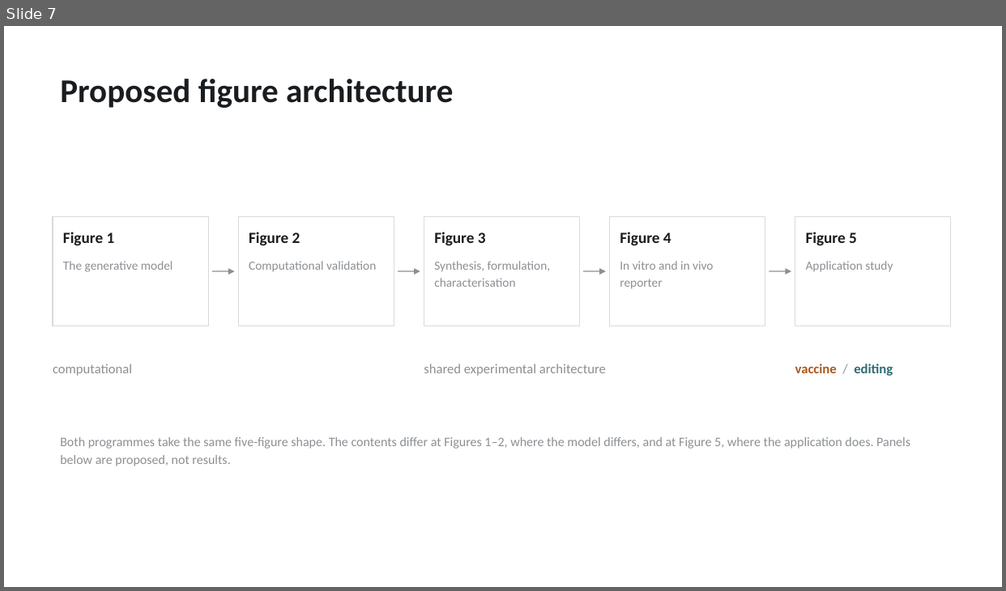
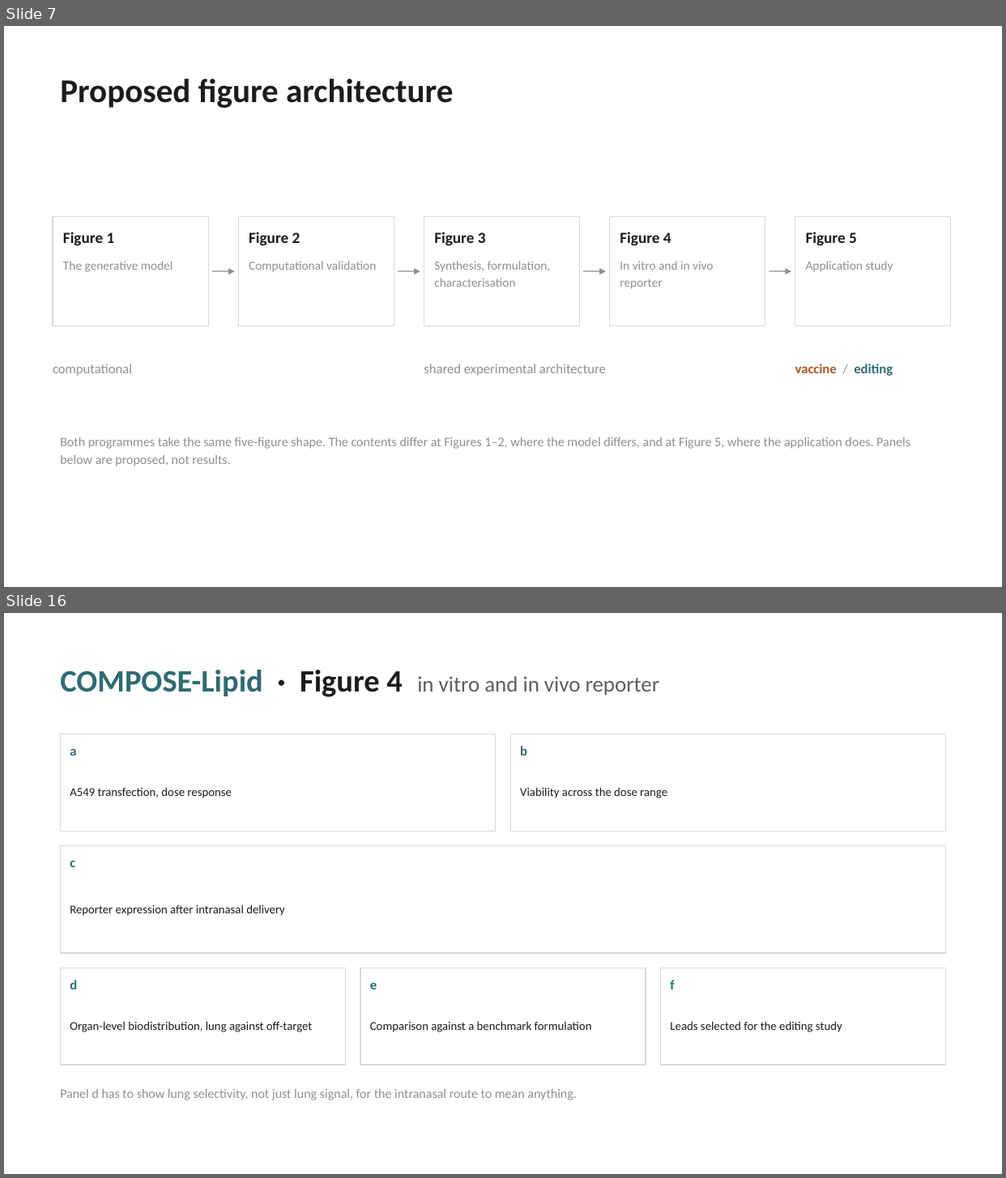
Before and after one commit to magantiro/compose_rgm, a slide deck: media/compose_slides/build/lipid_programs.pptx. Shown one above the other, each under a label of ours: slide 7 before the commit, slides 7 and 16 after it; the slides between them are not shown. The pictures are 1006x591 and 1006x1178 pixels, drawn with LibreOffice and Linux fonts; fonts in the diff are those of the drawing. Boxes give left, top, right and bottom in pixels: in the first picture for what was removed or moved away, otherwise in the second. Text is boxed around its words. In the diff, an @@ line names an element or a change of style, - is before the commit and + after.

Commit message:
media/compose_slides: lay each figure out as a panel wireframe, one per figure per paper
The five shared panel tables are replaced by ten figure slides: FORGE Figures
1-5 then COMPOSE-Lipid Figures 1-5. Each is a wireframe of the figure itself --
panel boxes on a shared grid in the arrangement the figure would use, each
carrying its letter and a line saying what it shows.

Rows and columns are sized from relative weights and fill the canvas exactly, so
a wide schematic panel reads as wide and a row of four small panels reads as
four. The layout can be pictured directly instead of reconstructed from a list.

Panel text is centred in the space under its letter, so a short caption does not
leave the box looking empty.

Still proposed, not results: no panel carries a number and none reports a
measurement. Deck is 17 slides; the XML audit reports no off-canvas, margin or
overflow defects.

```diff
--- a/media/compose_slides/build/lipid_programs.pptx
+++ b/media/compose_slides/build/lipid_programs.pptx
@@ slide 16 added at (4, 613, 1002, 1174), background #FFFFFF @@
@@ text added at (60, 670, 660, 697), 21 pt, text #5A5E62 @@
+COMPOSE-Lipid · Figure 4 in vitro and in vivo reporter
@@ rectangle added at (60, 735, 496, 831), fill #FFFFFF, outline #D8DAD9 1 pt @@
@@ text added at (70, 748, 76, 756), 13 pt, text #2F6B73, bold @@
+a
@@ rectangle added at (511, 735, 947, 831), fill #FFFFFF, outline #D8DAD9 1 pt @@
@@ text added at (520, 746, 527, 756), 13 pt, text #2F6B73, bold @@
+b
@@ text added at (70, 787, 231, 798), 11.5 pt, text #1A1D20 @@
+A549 transfection, dose response
@@ text added at (520, 787, 667, 798), 11.5 pt, text #1A1D20 @@
+Viability across the dose range
@@ rectangle added at (60, 845, 946, 953), fill #FFFFFF, outline #D8DAD9 1 pt @@
@@ text added at (70, 861, 75, 867), 13 pt, text #2F6B73, bold @@
+c
@@ text added at (70, 905, 285, 916), 11.5 pt, text #1A1D20 @@
+Reporter expression after intranasal delivery
@@ rectangle added at (60, 969, 345, 1065), fill #FFFFFF, outline #D8DAD9 1 pt @@
@@ rectangle added at (360, 969, 646, 1065), fill #FFFFFF, outline #D8DAD9 1 pt @@
@@ rectangle added at (661, 969, 946, 1065), fill #FFFFFF, outline #D8DAD9 1 pt @@
@@ text added at (70, 980, 77, 990), 13 pt, text #2F6B73, bold @@
+d
@@ text added at (370, 983, 377, 990), 13 pt, text #2F6B73, bold @@
+e
@@ text added at (670, 980, 674, 990), 13 pt, text #2F6B73, bold @@
+f
@@ text added at (70, 1021, 312, 1033), 11.5 pt, text #1A1D20 @@
+Organ-level biodistribution, lung against off-target
@@ text added at (370, 1021, 592, 1033), 11.5 pt, text #1A1D20 @@
+Comparison against a benchmark formulation
@@ text added at (670, 1021, 842, 1033), 11.5 pt, text #1A1D20 @@
+Leads selected for the editing study
@@ text added at (60, 1089, 577, 1101), 12.5 pt, text #8C9094 @@
+Panel d has to show lung selectivity, not just lung signal, for the intranasal route to mean anything.
```
Also in this commit, not shown: 3 slides changed, 6 other slides added, 2 slides removed, 3 other files.
